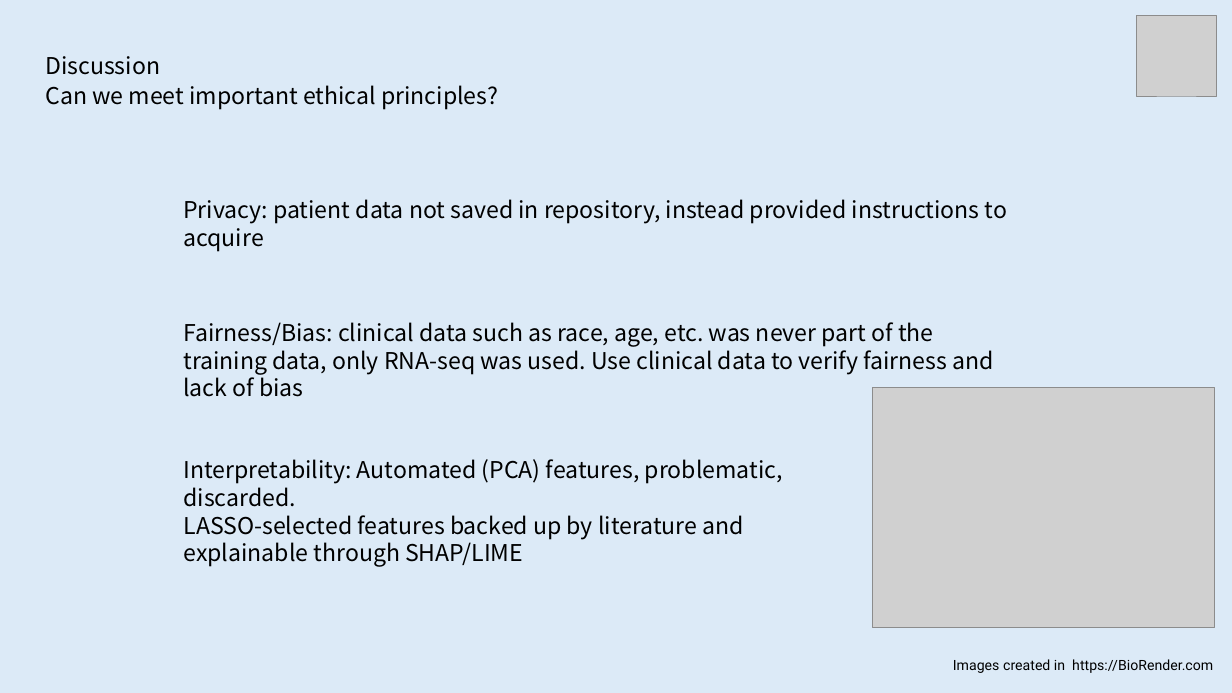
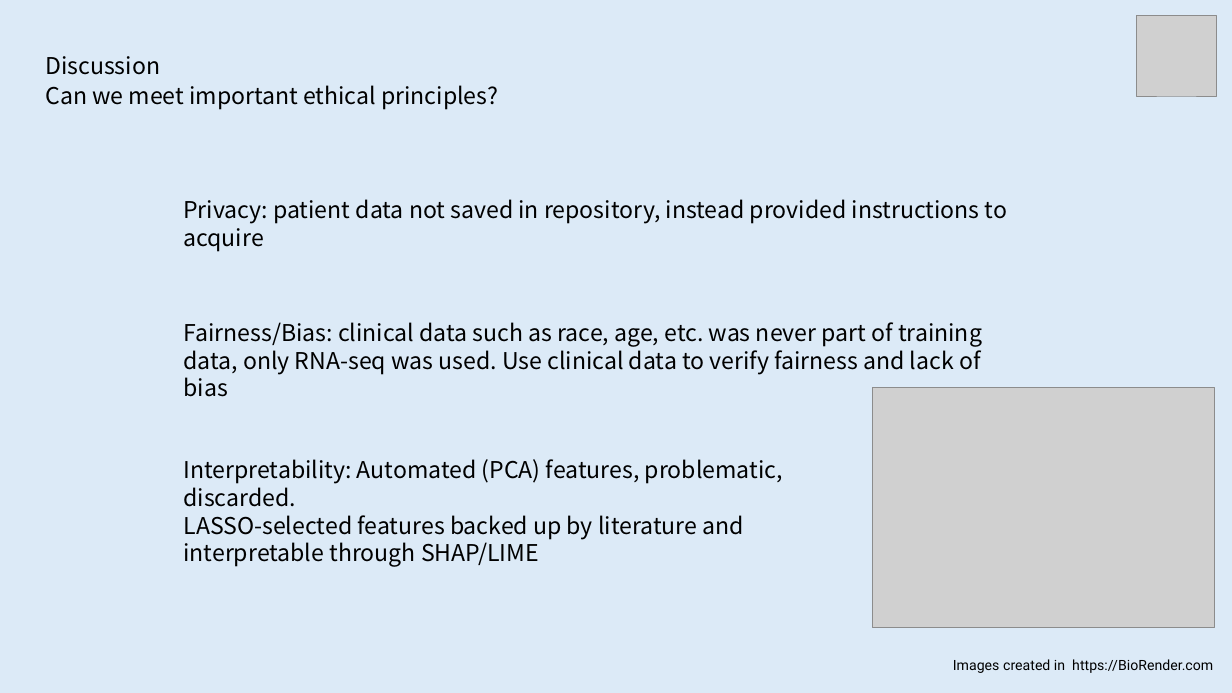
Before and after one commit to rhlt/tnbc, a slide deck: slide 19 of CapstoneProject_FinalPresentation.pptx (slide 20 before the commit). Drawn at 1232x693 pixels with LibreOffice and Linux fonts; fonts in the diff are those of the drawing; grey boxes stand for pictures. Boxes give left, top, right and bottom in pixels: in the first picture for what was removed or moved away, otherwise in the second. Text is boxed around its words. In the diff, an @@ line names an element or a change of style, - is before the commit and + after.

Commit message:
Minor presentation fix

```diff
--- a/CapstoneProject_FinalPresentation.pptx
+++ b/CapstoneProject_FinalPresentation.pptx
@@ text at [183, 322, 982, 374]: text changed @@
-Fairness/Bias: clinical data such as race, age, etc. was never part of the training data, only RNA-seq was used. Use clinical data to verify fairness and lack of bias
+Fairness/Bias: clinical data such as race, age, etc. was never part of training data, only RNA-seq was used. Use clinical data to verify fairness and lack of bias
@@ text at [183, 515, 744, 567]: text changed @@
-LASSO-selected features backed up by literature and explainable through SHAP/LIME
+LASSO-selected features backed up by literature and interpretable through SHAP/LIME
```
Also in this commit, not shown: 3 other slides changed, 1 slide removed.
